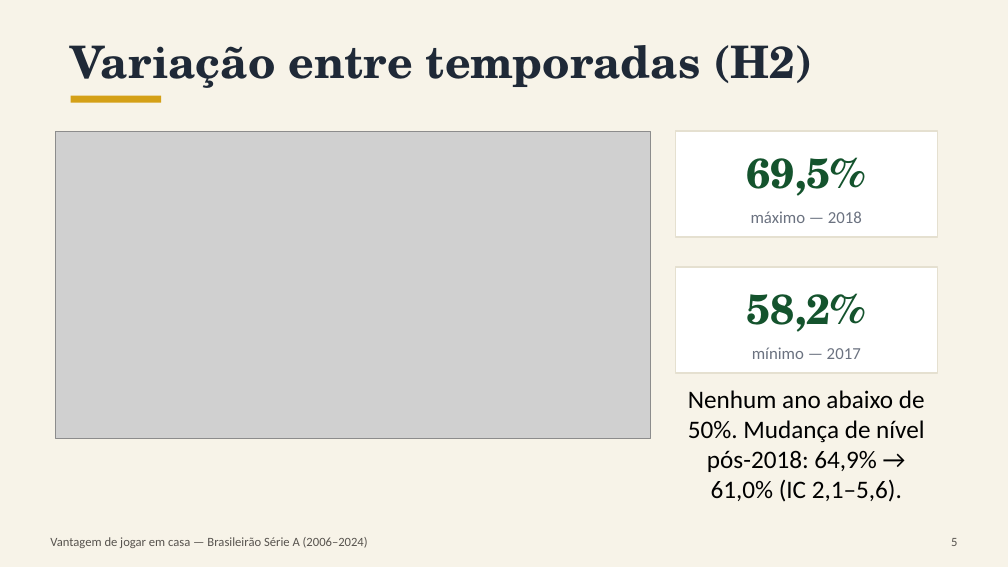
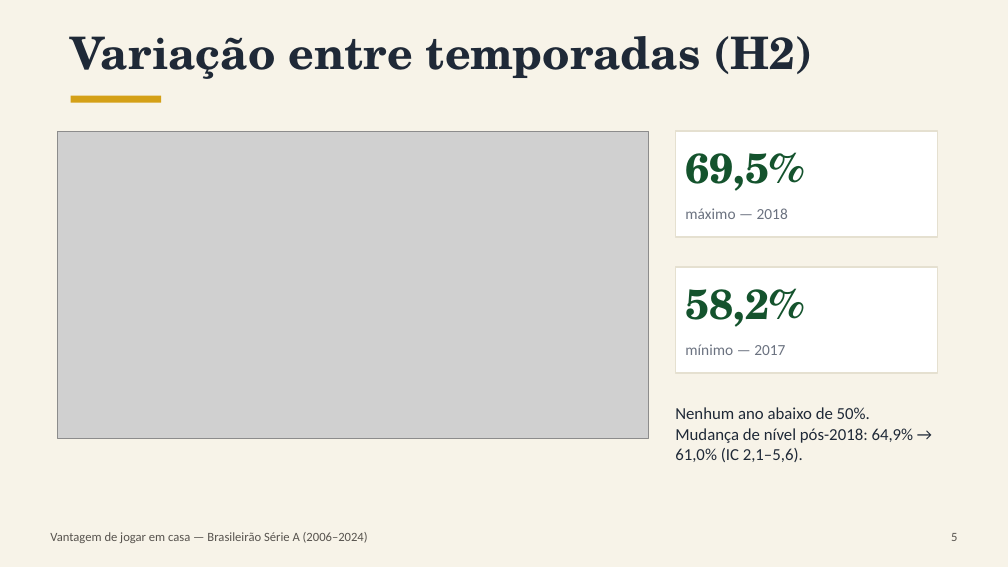
Before and after one commit to EmiyaKiritsugu3/TCC, a slide deck: slide 5 of apresentacao/apresentacao_tcc.pptx. Drawn at 1008x567 pixels with LibreOffice and Linux fonts; fonts in the diff are those of the drawing; grey boxes stand for pictures. Boxes give left, top, right and bottom in pixels: in the first picture for what was removed or moved away, otherwise in the second. Text is boxed around its words. In the diff, an @@ line names an element or a change of style, - is before the commit and + after.

```diff
--- a/apresentacao/apresentacao_tcc.pptx
+++ b/apresentacao/apresentacao_tcc.pptx
@@ text "69,5%" at (685,152,804,191): alignment centre to left; more space between paragraphs; vertical alignment middle to top @@
@@ text "máximo — 2018" at (685,208,788,219): size 12 to 11 pt; alignment centre to left; more space between paragraphs; vertical alignment middle to top @@
@@ text "58,2%" at (685,288,804,327): alignment centre to left; more space between paragraphs; vertical alignment middle to top @@
@@ text "mínimo — 2017" at (685,344,785,355): size 12 to 11 pt; alignment centre to left; more space between paragraphs; vertical alignment middle to top @@
@@ text "Nenhum ano abaixo de 50%. ..." at (675,407,914,462): size 18 to 12 pt, text colour #000000 to #1F2937; alignment centre to left; more space between paragraphs; vertical alignment middle to top @@
@@ more space between paragraphs; vertical alignment middle to top in 3 elements at (71,36,813,79), (50,532,368,543), (951,533,957,541) @@
```
Also in this commit, not shown: 9 other slides changed, 4 slides added, 8 other files.
